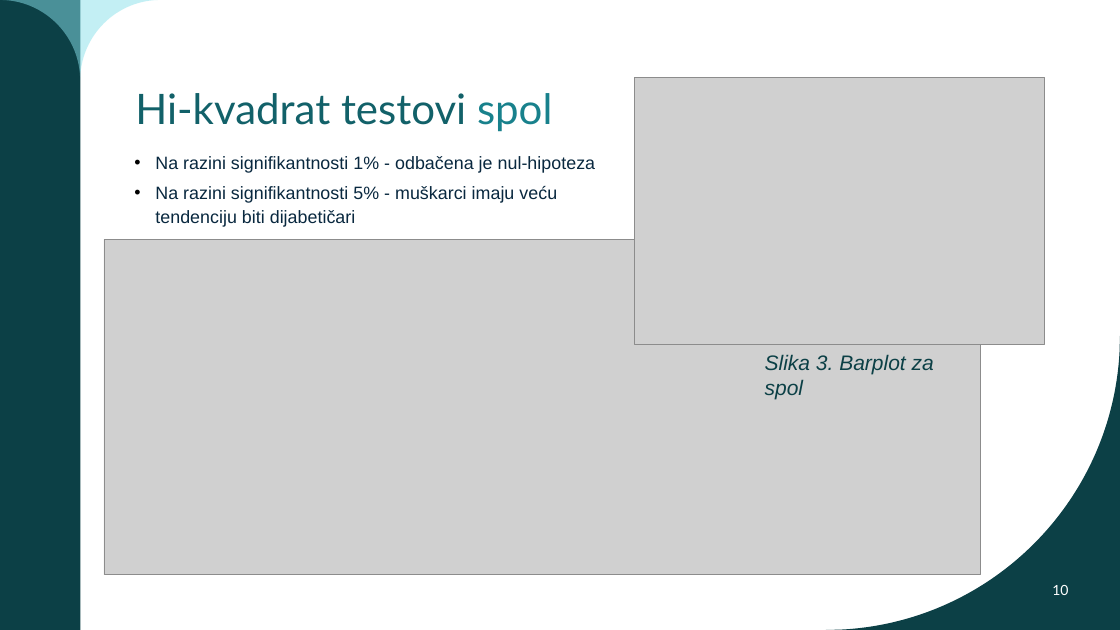
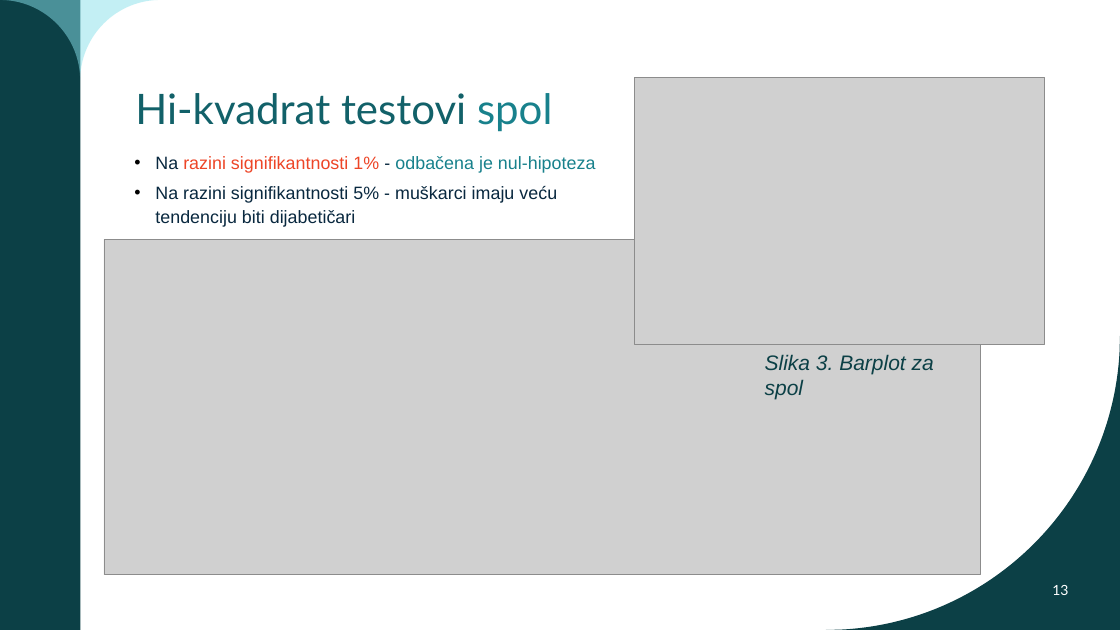
Before and after one commit to jfletcher20/diabetes-health-indicators-analysis, a slide deck: slide 13 of MULTIVARIJANTNA I DUBINSKA ANALIZA PODATAKA.pptx (slide 10 before the commit). Drawn at 1120x630 pixels with LibreOffice and Linux fonts; fonts in the diff are those of the drawing; grey boxes stand for pictures; background and template pictures are left out. Boxes give left, top, right and bottom in pixels: in the first picture for what was removed or moved away, otherwise in the second. Text is boxed around its words. In the diff, an @@ line names an element or a change of style, - is before the commit and + after.

```diff
--- a/MULTIVARIJANTNA I DUBINSKA ANALIZA PODATAKA.pptx
+++ b/MULTIVARIJANTNA I DUBINSKA ANALIZA PODATAKA.pptx
@@ text at bbox=[155, 156, 596, 173]: text colour #09283F to #ED4527 in "razini signifikantnosti 1%"; text colour #09283F to #18818C in "odbačena je nul-hipoteza" @@
@@ page number at bbox=[1052, 585, 1068, 595]: text changed @@
-10
+13
```
Also in this commit, not shown: 7 other slides changed, 13 slides added, 9 slides removed, 11 other files.
